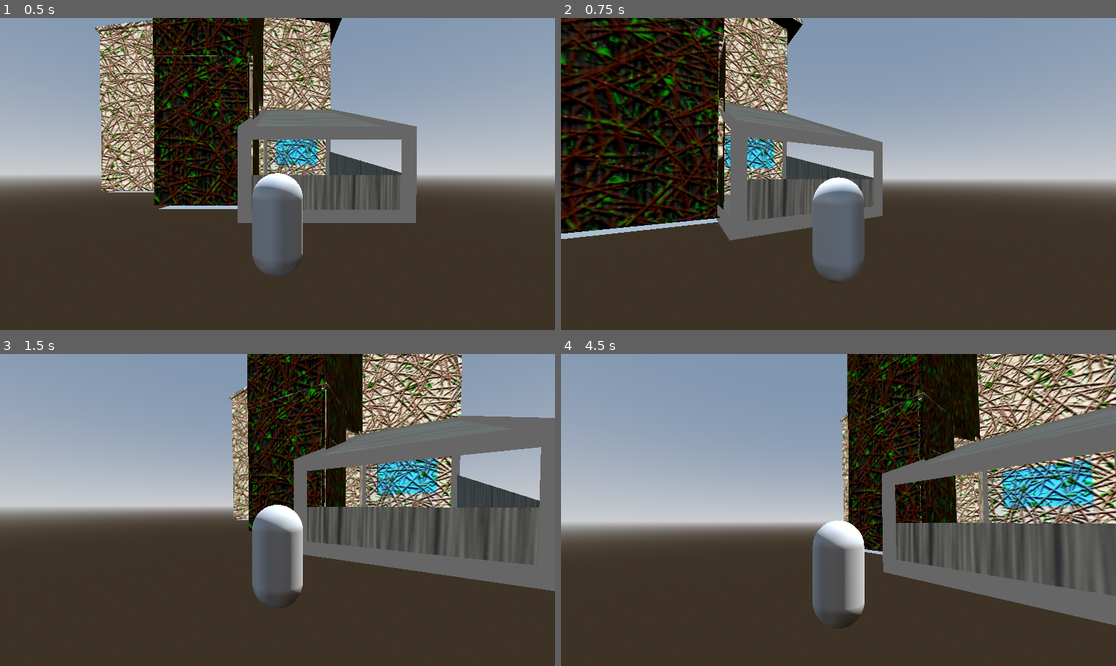
Above: before the commit, frames 1-4 (two rows, left to right).
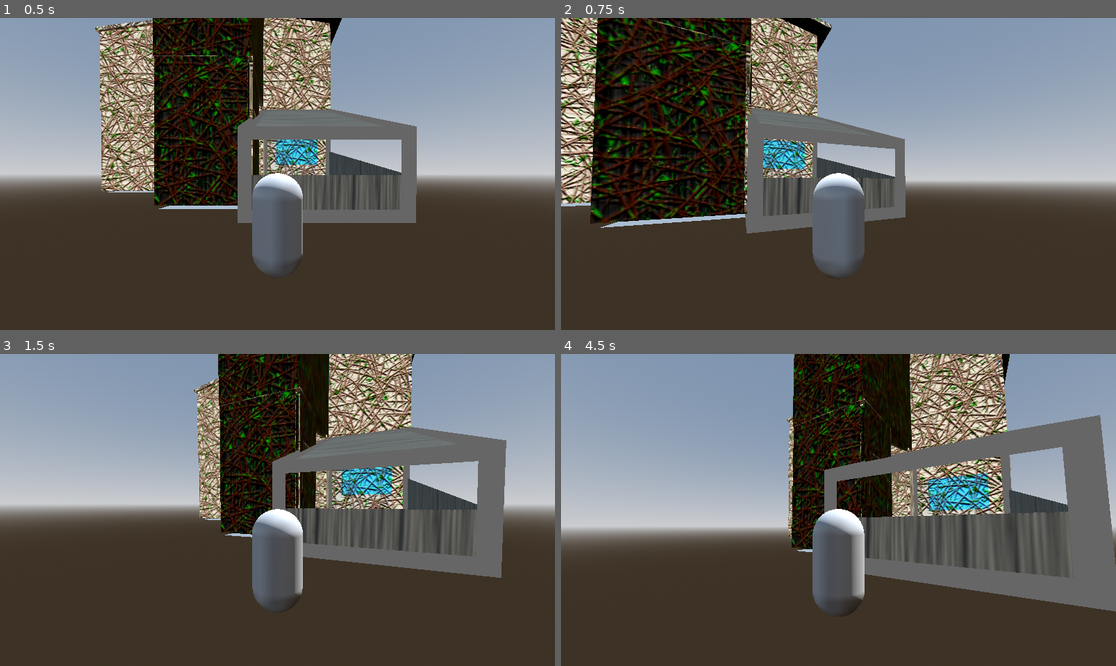
Above: after the commit, the same moments.

Repository: abody2k/Home-to-be
Game: Godot game, scene res://scenes/house.tscn
The game is run twice, just before and just after one commit, with the same random seed, the same clock (stepped at 60 frames per second) and the same inputs. The project has no main scene, so this scene is started directly.
Inputs (mouse positions are in pixels of both pictures, inside the frame that each line leads up to):
- Up to frame 1 (0.5 s): no input
- Up to frame 2 (0.75 s): tap Enter at 0.5 s; move the mouse to (866, 174) at 0.52 s; hold Up (forward, bound only after the commit) from 0.53 s (still down)
- Up to frame 3 (1.5 s): keep holding Up (forward, bound only after the commit); tap Space at 1.25 s; move the mouse to (249, 510) at 1.27 s
- Up to frame 4 (4.5 s): keep holding Up (forward, bound only after the commit); tap Enter at 2, 3.5 s; move the mouse to (849, 503) at 2.02 s; tap Space at 2.75, 4.25 s; move the mouse to (832, 516) at 2.77 s; move the mouse to (877, 513) at 3.52 s; move the mouse to (794, 506) at 4.27 s

Frame 1 is identical in both runs. In frame 2, 25% of the frame differs, in the area x 0-79%, y 0-85%; in frame 3, 26%; in frame 4, 33%, in the area x 0-100%, y 0-88%.

Commit message:
Fixed rotation lock

Diff:
--- a/project.godot
+++ b/project.godot
@@ -18,6 +18,33 @@
 
 mc=""
 
+[input]
+
+forward={
+"deadzone": 0.2,
+"events": [Object(InputEventKey,"resource_local_to_scene":false,"resource_name":"","device":-1,"window_id":0,"alt_pressed":false,"shift_pressed":false,"ctrl_pressed":false,"meta_pressed":false,"pressed":false,"keycode":0,"physical_keycode":4194320,"key_label":0,"unicode":0,"location":0,"echo":false,"script":null)
+, Object(InputEventKey,"resource_local_to_scene":false,"resource_name":"","device":-1,"window_id":0,"alt_pressed":false,"shift_pressed":false,"ctrl_pressed":false,"meta_pressed":false,"pressed":false,"keycode":0,"physical_keycode":87,"key_label":0,"unicode":119,"location":0,"echo":false,"script":null)
+]
+}
+backward={
+"deadzone": 0.2,
+"events": [Object(InputEventKey,"resource_local_to_scene":false,"resource_name":"","device":-1,"window_id":0,"alt_pressed":false,"shift_pressed":false,"ctrl_pressed":false,"meta_pressed":false,"pressed":false,"keycode":0,"physical_keycode":4194322,"key_label":0,"unicode":0,"location":0,"echo":false,"script":null)
+, Object(InputEventKey,"resource_local_to_scene":false,"resource_name":"","device":-1,"window_id":0,"alt_pressed":false,"shift_pressed":false,"ctrl_pressed":false,"meta_pressed":false,"pressed":false,"keycode":0,"physical_keycode":83,"key_label":0,"unicode":115,"location":0,"echo":false,"script":null)
+]
+}
+left={
+"deadzone": 0.2,
+"events": [Object(InputEventKey,"resource_local_to_scene":false,"resource_name":"","device":-1,"window_id":0,"alt_pressed":false,"shift_pressed":false,"ctrl_pressed":false,"meta_pressed":false,"pressed":false,"keycode":0,"physical_keycode":4194319,"key_label":0,"unicode":0,"location":0,"echo":false,"script":null)
+, Object(InputEventKey,"resource_local_to_scene":false,"resource_name":"","device":-1,"window_id":0,"alt_pressed":false,"shift_pressed":false,"ctrl_pressed":false,"meta_pressed":false,"pressed":false,"keycode":0,"physical_keycode":65,"key_label":0,"unicode":97,"location":0,"echo":false,"script":null)
+]
+}
+right={
+"deadzone": 0.2,
+"events": [Object(InputEventKey,"resource_local_to_scene":false,"resource_name":"","device":-1,"window_id":0,"alt_pressed":false,"shift_pressed":false,"ctrl_pressed":false,"meta_pressed":false,"pressed":false,"keycode":0,"physical_keycode":4194321,"key_label":0,"unicode":0,"location":0,"echo":false,"script":null)
+, Object(InputEventKey,"resource_local_to_scene":false,"resource_name":"","device":-1,"window_id":0,"alt_pressed":false,"shift_pressed":false,"ctrl_pressed":false,"meta_pressed":false,"pressed":false,"keycode":0,"physical_keycode":68,"key_label":0,"unicode":100,"location":0,"echo":false,"script":null)
+]
+}
+
 [physics]
 
 3d/physics_engine="Jolt Physics"
--- a/scripts/mc.gd
+++ b/scripts/mc.gd
@@ -1,15 +1,28 @@
 extends CharacterBody3D
 
 
+const SPEED = 10.0
+
 func _ready():
 	Input.mouse_mode = Input.MOUSE_MODE_CAPTURED
+
+
 
 func _input(event):
 
 	if event is InputEventMouseMotion:
 		var ev = event as InputEventMouseMotion
 
-		$arm/Camera3D.rotate_x(ev.relative.y * -0.007)
-		$arm/Camera3D.rotation_degrees.x = clampf($arm/Camera3D.rotation_degrees.x,-20,20)
-		$arm.rotate_y(ev.relative.x * -0.01)
-		$arm.rotation_degrees.y = clampf($arm.rotation_degrees.y,-89,89)
+		rotate_y(ev.relative.x * -0.007)
+		#rotation_degrees.y = clampf(rotation_degrees.y,-20,20)
+		$arm.rotate_x(ev.relative.y * -0.01)
+		$arm.rotation_degrees.x = clampf($arm.rotation_degrees.x,-33,33)
+
+	var up_down = -Input.get_axis("backward","forward")
+	var left_right = Input.get_axis("left","right")
+	if up_down == 0 and left_right ==0 :
+		velocity = Vector3.ZERO
+	velocity = transform.basis.z * up_down
+	velocity += transform.basis.x * left_right
+	velocity *= SPEED
+	move_and_slide()
